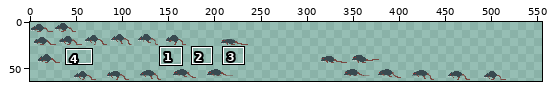
Two states of a sprite sheet, assets/sprites/atlas.png. The picture above shows the old version from afar; the outline marks the close-up.
Close-up. Before the edit:
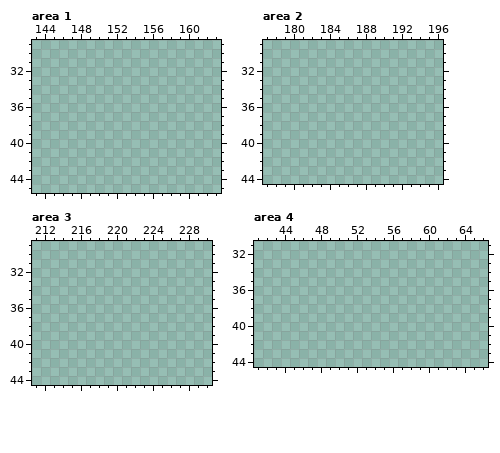
The file is 465x41 pixels. Shown: area 1: x 143..163, y 29..45; area 2: x 177..196, y 29..44; area 3: x 211..230, y 29..44; area 4: x 41..66, y 31..44. The old version is drawn lined up with the new one. The commit also changed other parts of the picture, which this record leaves out.
The same view after the edit:
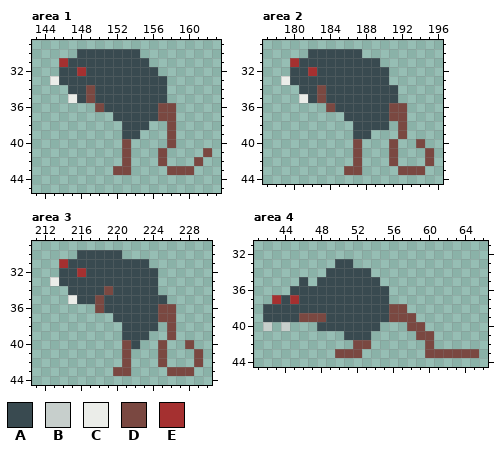
Palette (. is transparent): A #394a50  B #c7cfcc  C #ebede9  D #7a4841  E #a53030
From old to new:
canvas 465x41 -> 555x64; drawings rearranged on the sheet (the old picture shows each at its new place; 1 dropped ones are not shown)
Area 1:
Colour A now appears in row 30 at x 148 to 154; in row 31 at x 147 to 155; in row 32 at x 146 to 147 and 149 to 156; in row 33 at x 146 to 157; in row 34 at x 147 to 148 and 150 to 157; in row 35 at x 148 and 150 to 157.
Colour A now appears in row 36 at x 151 to 156; in row 37 at x 152 to 156; in row 38 at x 153 to 155; in row 39 at x 153 to 154.
Colour C now appears in row 33 at x 145; in row 35 at x 147.
Colour D now appears in rows 34 to 35 at x 149; in row 36 at x 150 and 157 to 158; in row 37 at x 157 to 158; in rows 38 to 39 at x 158; in row 40 at x 153 and 158; in row 41 at x 153, 157 and 162.
Colour D now appears in row 42 at x 153, 157 and 161; in row 43 at x 152 to 153 and 158 to 160.
Colour E now appears in row 31 at x 146; in row 32 at x 148.
Area 2:
Colour A now appears in row 30 at x 182 to 187; in row 31 at x 181 to 189; in row 32 at x 180 to 181 and 183 to 190; in row 33 at x 180 to 190; in row 34 at x 181 to 182 and 184 to 191; in row 35 at x 182 and 184 to 191.
Colour A now appears in row 36 at x 185 to 190; in row 37 at x 186 to 190; in row 38 at x 187 to 190; in row 39 at x 187 to 188.
Colour C now appears in row 33 at x 179; in row 35 at x 181.
Colour D now appears in rows 34 to 35 at x 183; in row 36 at x 184 and 191 to 192; in row 37 at x 191 to 192; in rows 38 to 39 at x 192; in row 40 at x 187, 191 and 194; in rows 41 to 42 at x 187, 191 and 195.
Colour D now appears in row 43 at x 186 to 187 and 192 to 194.
Colour E now appears in row 31 at x 180; in row 32 at x 182.
Area 3:
Colour A now appears in row 30 at x 216 to 220; in row 31 at x 215 to 223; in row 32 at x 214 to 215 and 217 to 224; in row 33 at x 214 to 224; in row 34 at x 215 to 218 and 220 to 224; in row 35 at x 216 to 217 and 219 to 225.
Colour A now appears in row 36 at x 219 to 224; in row 37 at x 220 to 224; in row 38 at x 221 to 224; in row 39 at x 221 to 223; in row 40 at x 222.
Colour C now appears in row 33 at x 213; in row 35 at x 215.
Colour D now appears in row 34 at x 219; in row 35 at x 218; in row 36 at x 218 and 225 to 226; in row 37 at x 225 to 226; in rows 38 to 39 at x 226; in row 40 at x 221, 225 and 228.
Colour D now appears in rows 41 to 42 at x 221, 225 and 229; in row 43 at x 220 to 221 and 226 to 228.
Colour E now appears in row 31 at x 214; in row 32 at x 216.
Area 4:
Colour A now appears in row 33 at x 50 to 51; in row 34 at x 49 to 53; in row 35 at x 46 and 48 to 54; in row 36 at x 45 to 55; in row 37 at x 44 and 46 to 55; in row 38 at x 42 to 55.
Colour A now appears in row 39 at x 42 to 45 and 49 to 55; in row 40 at x 48 to 54; in row 41 at x 51 to 53.
Colour B now appears in row 40 at x 42 and 44.
Colour D now appears in row 38 at x 56 to 57; in row 39 at x 46 to 48 and 56 to 58; in row 40 at x 58 to 59; in row 41 at x 59 to 60; in row 42 at x 52 to 53 and 60; in row 43 at x 50 to 52 and 60 to 65.
Colour E now appears in row 37 at x 43 and 45.
Changed places in both close-ups, as pixel boxes (x1, y1, x2, y2):
added: (50, 49, 212, 175)
added: (281, 49, 434, 175)
added: (50, 250, 203, 376)
added: (263, 259, 479, 358)
